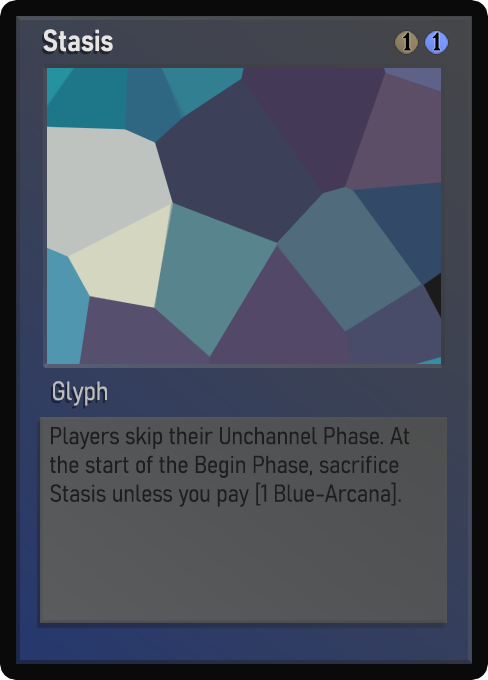
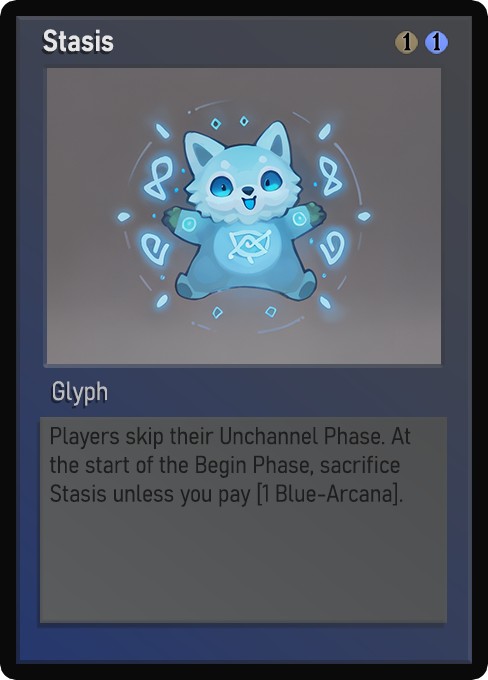
Layer changes from the first (488, 680) image to the second:
painted on "Name" over [44, 29, 114, 52]
painted on "Class" over [53, 383, 95, 406]
painted on "Desc_norm" over [50, 427, 411, 507]
painted on "Artwork" over [47, 68, 441, 364]
